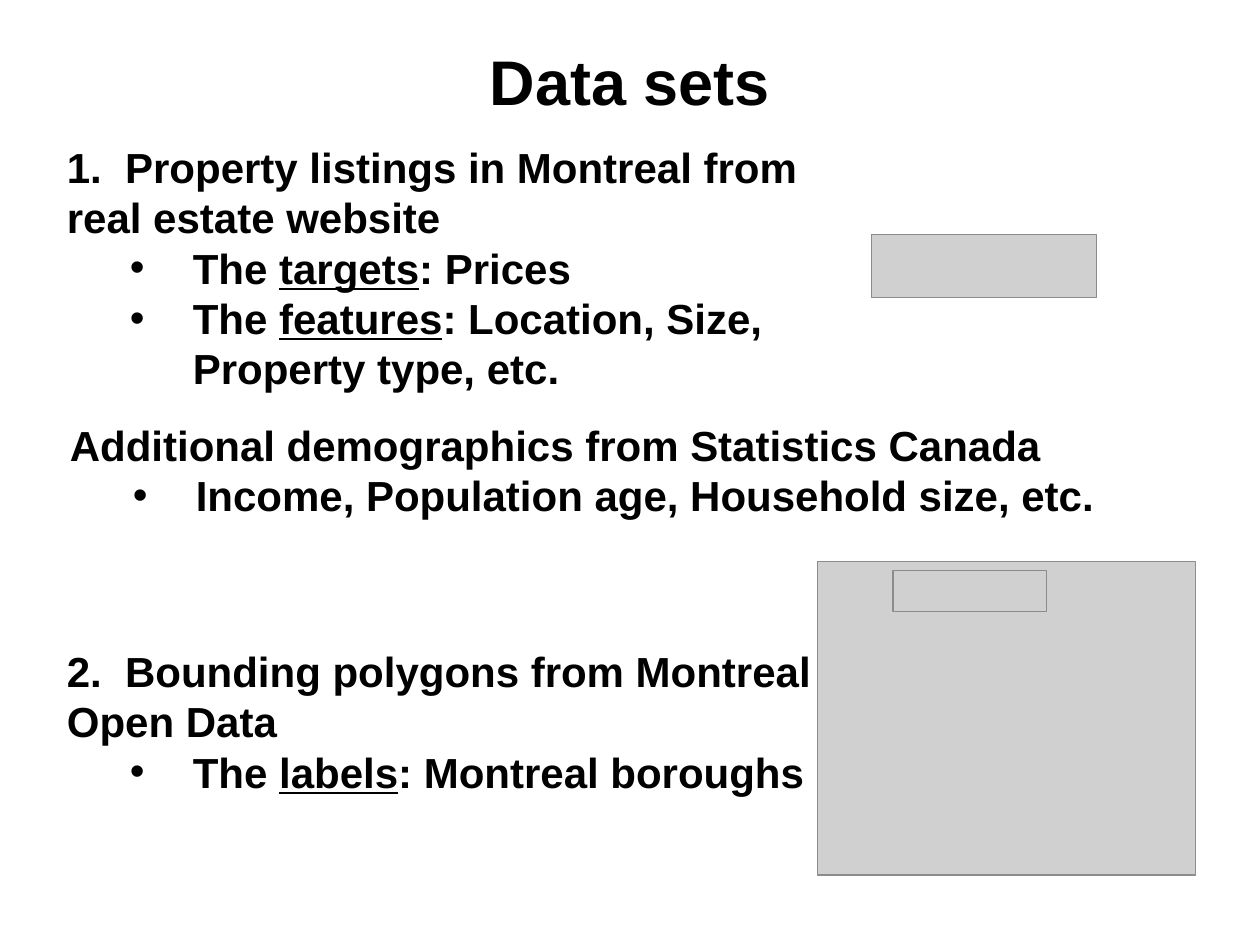
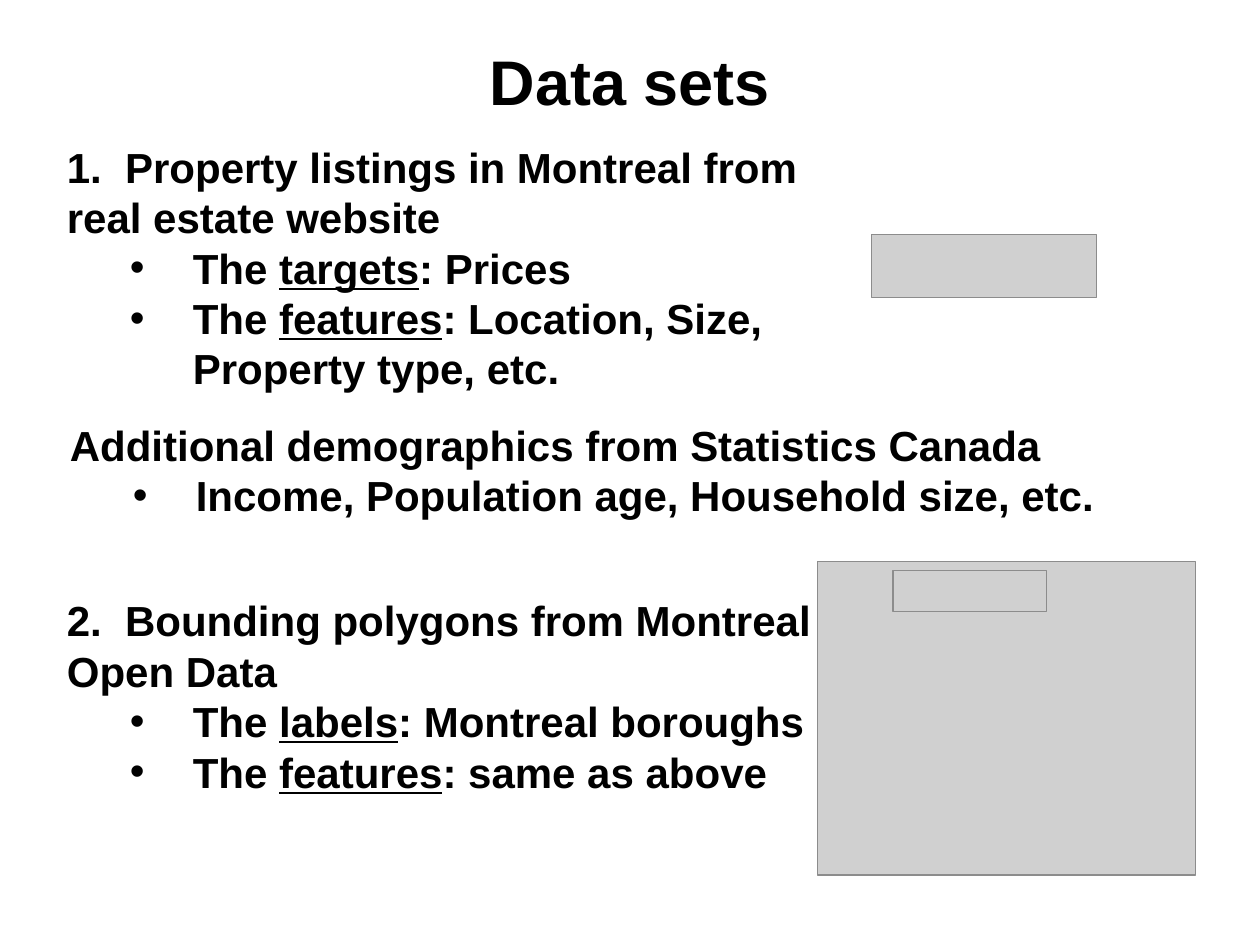
Before and after one commit to npow/centris, a slide deck: slide 3 of presentation/DaveNissanEmil2014MachineLearning.pptx. Drawn at 1260x945 pixels with LibreOffice and Linux fonts; fonts in the diff are those of the drawing; grey boxes stand for pictures. Boxes give left, top, right and bottom in pixels: in the first picture for what was removed or moved away, otherwise in the second. Text is boxed around its words. In the diff, an @@ line names an element or a change of style, - is before the commit and + after.

```diff
--- a/presentation/DaveNissanEmil2014MachineLearning.pptx
+++ b/presentation/DaveNissanEmil2014MachineLearning.pptx
@@ text at (193,757,767,794): paragraph added @@
+  • The features: same as above
```
Also in this commit, not shown: 2 other slides changed, 1 other file.
